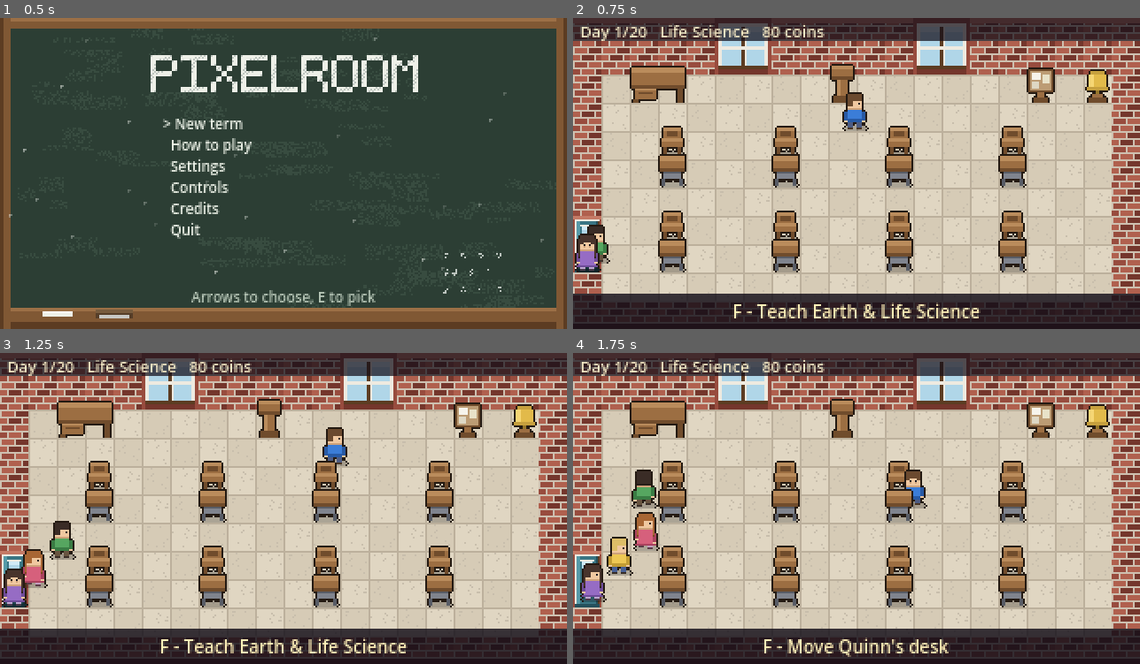
Above: before the commit, frames 1-4 (two rows, left to right).
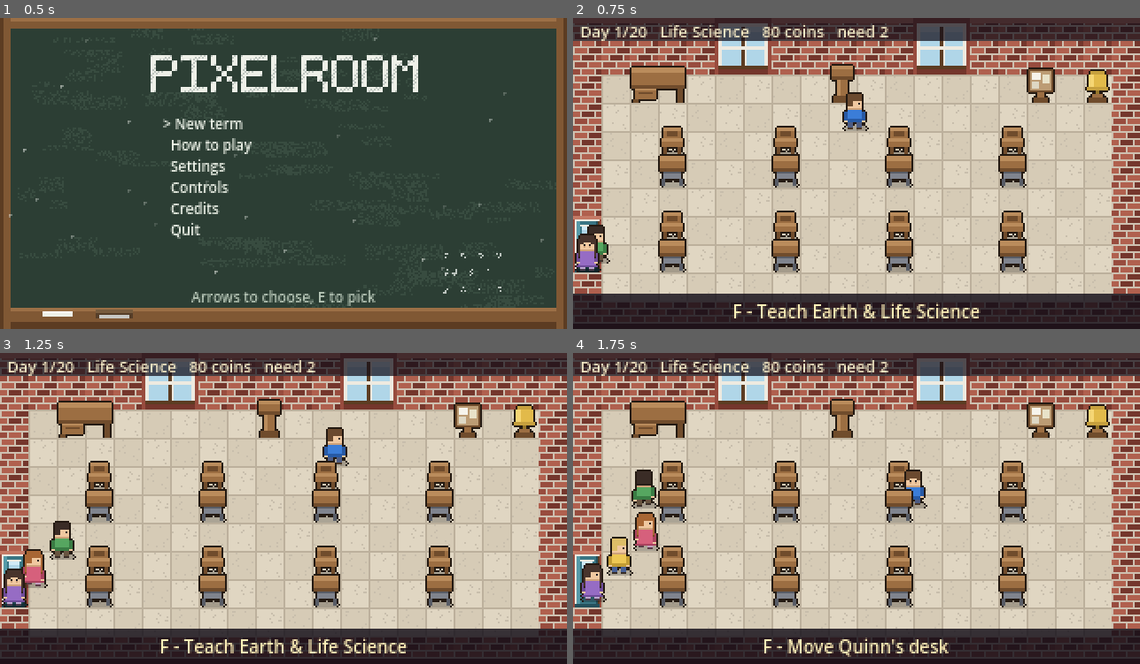
Above: after the commit, the same moments.

Repository: Mbottega16/EduSystem
Game: Godot game, scene res://scenes/ui/title.tscn
Two runs of this game, one before a commit and one after it. Both use one fixed random seed, a clock stepped at 60 frames per second and the inputs below.
Inputs:
- Up to frame 1 (0.5 s): no input
- Up to frame 2 (0.75 s): tap Enter at 0.5 s; hold D (move_right) from 0.53 s (still down); tap E (interact) at 0.6 s
- Up to frame 3 (1.25 s): keep holding D (move_right); tap Space at 0.77 s
- Up to frame 4 (1.75 s): release D (move_right) at 1.28 s; hold S (move_down) from 1.28 s (still down); tap E (interact) at 1.35 s; tap Space at 1.52 s

Frame 1 is identical in both runs. In frame 2, 0.2% of the frame differs, in the area x 46-56%, y 2-7%; in frame 3, 0.2%; in frame 4, 0.2%.

Commit message:
A target you can miss, so there is something to lose
The game could not be lost. With terms carrying over, the room got better
every term against a difficulty that never moved -- so by the third term
very little the player did mattered, and the exam was a read-out rather
than a result.

Every term now needs a set number of children through: two in term one,
rising by one each term, capped at the number of children you could
actually have. Miss it and the run ends.

The number is on the status strip from the first morning of the term. A
number you are measured against after the fact is a punishment; the same
number known all term is the thing you play towards, and it is what makes
the room, the seating and every assessment worth bothering with.

Three screens close the loop:

  the exam       "5 of 8 passed   need 4   kept the job", in green or red
  a new term     what you keep, and what this term will ask for
  the ending     every term you taught, in order, the failed one in red,
                 and what the career came to

The ending is deliberately a career rather than a failure notice -- four
terms taught and thirty concepts learned is a run worth having had, and the
screen says so before it offers to start again.

Missing the target does NOT advance the term: the run stops on the term you
failed, so the record ends where the story did.

801 assertions. Contract still C / C / A. Build stamp b16.

Co-Authored-By: Claude Opus 5 <noreply@anthropic.com>

Diff:
--- a/data/balance.json
+++ b/data/balance.json
@@ -379,7 +379,10 @@
     "_exam_note": "The exam is a child's own record, plus a little for the room you sat them in. It used to be average* …(232 unchanged characters)…
     "exam_room_bonus": 0.08,
     "_next_term_note": "What survives a term. The ROOM you built, the curriculum you learned, your own level and perks, …(295 unchanged characters)…
-    "pass_moves_them_up": true
+    "pass_moves_them_up": true,
+    "_target_note": "How many children must pass for you to keep the job. It rises every term, and it is the only thing in the game you can LOSE to. Without it the room gets better every term against a difficulty that never moves, so by the third term nothing you do matters. The target is what makes a better room necessary rather than merely pleasant.",
+    "target_base": 2,
+    "target_growth": 1
   },
   "upkeep": {
     "_note": "Furniture needs replacing. A per-item daily cost means coins never just pile up, and a huge room you cannot afford is a real decision.",
--- a/scripts/autoload/game.gd
+++ b/scripts/autoload/game.gd
@@ -52,6 +52,9 @@
 var term: int = 1
 ## One row per finished term: [{term, letter, passed, total, moved_up}]
 var term_history: Array = []
+## The run ended because a term was missed. Distinct from term_over, which
+## only means the exam has been sat.
+var run_over: bool = false
 
 signal term_began(term: int)
 var exam_result: Dictionary = {}
@@ -102,6 +105,7 @@
 	term_over = false
 	term = 1
 	term_history.clear()
+	run_over = false
 	exam_result = {}
 	cheated = false
 	unlimited_coins = false
@@ -347,6 +351,26 @@
 	return clampf(s.average_grade() + built * Balance.exam_room_bonus, 0.0, 1.0)
 
 
+## How many children have to pass THIS term for you to keep the job.
+##
+## It rises every term, and it is the only thing in this game you can lose
+## to. Without it the room gets better every term against a difficulty that
+## never moves, so by the third term nothing you do matters much -- the
+## target is what makes a better room necessary rather than merely pleasant.
+##
+## Capped by the size of the class, because a target nobody could reach is
+## not a target, it is an ending with extra steps.
+func term_target() -> int:
+	Balance.ensure_loaded()
+	var want: int = Balance.term_target_base \
+		+ Balance.term_target_growth * (term - 1)
+	return mini(want, maxi(1, seat_capacity()))
+
+
+func met_target(passed: int) -> bool:
+	return passed >= term_target()
+
+
 ## Close the term and open the next one.
 ##
 ## THE POINT OF THIS is that a term is a chapter rather than the whole book.
@@ -362,6 +386,13 @@
 func next_term() -> Dictionary:
 	Balance.ensure_loaded()
 	var result := exam_result if not exam_result.is_empty() else sit_exam()
+
+	# Missing the target ends the RUN. Everything below still happens, so
+	# the final screen can say what the term was, but no next term opens.
+	var target := term_target()
+	var hit := met_target(int(result.get("passed", 0)))
+	if not hit:
+		run_over = true
 
 	var moved_up: Array[String] = []
 	var stayed: Array[StudentData] = []
@@ -381,7 +412,17 @@
 		"passed": int(result.get("passed", 0)),
 		"total": int(result.get("total", 0)),
 		"moved_up": moved_up.size(),
+		"target": target, "met": hit,
 	})
+
+	if run_over:
+		save_game()
+		return {
+			"term": term, "moved_up": moved_up, "joined": [],
+			"stayed": stayed.size(), "run_over": true,
+			"target": target,
+			"previous": term_history[term_history.size() - 1],
+		}
 
 	# whoever is left starts the new term with a clean slate but their own
 	# history -- the transcript is theirs and it travels
@@ -420,7 +461,9 @@
 	save_game()
 	return {
 		"term": term, "moved_up": moved_up, "joined": joined,
-		"stayed": stayed.size(), "previous": term_history[term_history.size() - 1],
+		"stayed": stayed.size(), "run_over": false,
+		"target": term_target(),
+		"previous": term_history[term_history.size() - 1],
 	}
 
 
@@ -1180,6 +1223,7 @@
 		"room_w": Grid.W, "room_h": Grid.H, "expansions": expansions,
 		"term": term,
 		"term_history": term_history,
+		"run_over": run_over,
 		"taught": taught,
 		"concepts": concepts,
 		"seats": Layout.seats().map(func(t: Vector2i) -> Dictionary:
@@ -1209,6 +1253,7 @@
 	Grid.set_size(int(d.get("room_w", Grid.BASE_W)), int(d.get("room_h", Grid.BASE_H)))
 	expansions = int(d.get("expansions", 0))
 	term = int(d.get("term", 1))
+	run_over = bool(d.get("run_over", false))
 	term_history = d.get("term_history", []).duplicate()
 	taught = d.get("taught", {}).duplicate()
 	concepts = d.get("concepts", []).duplicate()
--- a/scripts/data/balance.gd
+++ b/scripts/data/balance.gd
@@ -50,6 +50,9 @@
 static var exam_room_bonus: float = 0.08
 ## Does passing move a child up and out of your class at the end of term?
 static var term_pass_moves_up: bool = true
+## How many must pass in term 1, and how much that rises each term after.
+static var term_target_base: int = 2
+static var term_target_growth: int = 1
 static var upkeep_per_item: int = 3
 static var affinity_bonus: float = 0.25
 # --- teacher ------------------------------------------------------------
@@ -197,6 +200,8 @@
 	exam_pass = float(tm.get("exam_pass", exam_pass))
 	exam_room_bonus = float(tm.get("exam_room_bonus", exam_room_bonus))
 	term_pass_moves_up = bool(tm.get("pass_moves_them_up", term_pass_moves_up))
+	term_target_base = int(tm.get("target_base", term_target_base))
+	term_target_growth = int(tm.get("target_growth", term_target_growth))
 
 	var up: Dictionary = d.get("upkeep", {})
 	upkeep_per_item = int(up.get("per_item_per_day", upkeep_per_item))
--- a/scripts/data/version.gd
+++ b/scripts/data/version.gd
@@ -13,11 +13,11 @@
 ##
 ## Bump BUILD whenever something lands that a player would notice.
 
-const BUILD := "b15"
+const BUILD := "b16"
 const DATED := "2026-08-14"
 
 ## The headline of what went in, short enough for one line on the title.
-const HEADLINE := "terms that carry on"
+const HEADLINE := "terms, targets, and a job you can lose"
 
 
 static func stamp() -> String:
--- a/scripts/ui/hud.gd
+++ b/scripts/ui/hud.gd
@@ -91,6 +91,9 @@
 ## The exam is the one screen whose closing DOES something, so it has to be
 ## told apart from every other report.
 var _showing_exam: bool = false
+## The run itself has ended. Closing this one starts a new run rather than
+## a new term.
+var _showing_run_over: bool = false
 
 
 func _ready() -> void:
@@ -152,6 +155,9 @@
 	else:
 		bits.append(Curriculum.short_name(Game.lesson))
 		bits.append("%d coins" % Game.coins)
+		# What you are actually playing towards. It used to appear for the
+		# first time on the screen that judged you by it.
+		bits.append("need %d" % Game.term_target())
 		if left <= 3:
 			bits.append("LAST %d DAYS" % left)
 
@@ -252,6 +258,7 @@
 	# must not. show_exam() sets it again straight after this runs, so the
 	# flag can only ever be true for the screen that set it.
 	_showing_exam = false
+	_showing_run_over = false
 	overlay.visible = true
 	if _player != null and is_instance_valid(_player):
 		_player.input_locked = true
@@ -630,9 +637,15 @@
 	var passed: int = int(result.get("passed", 0))
 	var total: int = int(result.get("total", 0))
 	lines.append("")
-	lines.append("[color=#%s]%d of %d passed.[/color]   %s" % [
-		strand_colour("ela") if passed * 2 >= total else DIM,
-		passed, total, _term_verdict(passed, total)])
+	# The TARGET, not just the count. A number you are measured against
+	# after the fact is a punishment; the same number known all term is a
+	# thing to play towards -- and this is the only screen where it resolves.
+	var target: int = Game.term_target()
+	var met: bool = passed >= target
+	lines.append("[color=#%s]%d of %d passed[/color]   need %d   [color=#%s]%s[/color]" % [
+		C_GOOD if met else C_BAD, passed, total, target,
+		C_GOOD if met else C_BAD,
+		"kept the job" if met else "NOT ENOUGH"])
 
 	# What you BUILT, not just what they scored. The room, the curriculum
 	# and the children you saw all the way through are the three things a
@@ -774,6 +787,38 @@
 		Game.lesson.get("standard", ""))
 
 
+## The run is over: a term missed its target.
+##
+## Every term you taught, in order, so the run reads as a career rather than
+## a failure notice. The last row is the one that ended it, and it is the
+## only row with a number beside it that you did not reach.
+func show_run_over(info: Dictionary) -> void:
+	_open(Mode.REPORT)
+	_showing_run_over = true
+	Sfx.play("deny")
+	body.visible = false
+	rich.visible = true
+	rich.add_theme_constant_override("line_separation", 2)
+	rich.add_theme_font_size_override("normal_font_size", 8)
+
+	title.text = "THAT IS THE END OF IT"
+	var lines: Array[String] = []
+	for row: Dictionary in Game.term_history:
+		var met: bool = bool(row.get("met", false))
+		lines.append("[color=#%s]Term %-2d  %s   %d of %d passed   needed %d[/color]" % [
+			C_GOOD if met else C_BAD, int(row["term"]),
+			String(row["letter"]), int(row["passed"]), int(row["total"]),
+			int(row.get("target", Balance.term_target_base))])
+	lines.append("")
+	lines.append("[color=#%s]%d term%s taught.  %d children sent up.  %d concepts.[/color]" % [
+		C_KNOW, Game.term_history.size(),
+		"" if Game.term_history.size() == 1 else "s",
+		Game.graduated.size(), Game.concepts.size()])
+	rich.text = "\n".join(lines)
+	_reveal_rich(0.6)
+	hint.text = "E - start again"
+
+
 ## A new term. Who left, who stayed, who is new.
 ##
 ## This screen is the reward for the one before it: it names what you KEEP.
@@ -811,6 +856,8 @@
 	lines.append("[color=#%s]You keep[/color]  %d items   %d concepts   level %d   %d coins" % [
 		C_KNOW, Game.room_items.size(), Game.concepts.size(),
 		Game.teacher_level, Game.coins])
+	lines.append("[color=#%s]This term you need %d of them through.[/color]" % [
+		C_BAD, int(info.get("target", Game.term_target()))])
 	rich.text = "\n".join(lines)
 	_reveal_rich(0.5)
 	hint.text = "E - first day of term %d" % int(info.get("term", Game.term))
@@ -1504,7 +1551,17 @@
 			# 22, 23 simply kept coming. It is a doorway now.
 			if _showing_exam:
 				_showing_exam = false
-				show_new_term(Game.next_term())
+				var info := Game.next_term()
+				if bool(info.get("run_over", false)):
+					show_run_over(info)
+				else:
+					show_new_term(info)
+				return
+			if _showing_run_over:
+				_showing_run_over = false
+				close()
+				Game.new_run()
+				show_title()
 				return
 			close()
 		return
--- a/tests/run.gd
+++ b/tests/run.gd
@@ -127,6 +127,7 @@
 	test_concepts()
 	test_exam_maths()
 	test_next_term()
+	test_term_target()
 	test_transcript()
 	test_unlockables()
 	await test_unit_test()
@@ -3160,6 +3161,83 @@
 
 
 
+func test_term_target() -> void:
+	section("THE TARGET, AND LOSING")
+	Balance.ensure_loaded()
+	Game.new_run(SEED)
+
+	# THE THING THIS FIXES: there was nothing to lose to. The room got
+	# better every term against a difficulty that never moved, so by the
+	# third term nothing the player did mattered very much.
+	chk("term one has a target", Game.term_target() > 0, Game.term_target())
+	chk("and a fresh run is not over", not Game.run_over)
+
+	var t1 := Game.term_target()
+	Game.term = 2
+	var t2 := Game.term_target()
+	Game.term = 3
+	var t3 := Game.term_target()
+	chk("the target rises every term", t2 > t1 and t3 > t2,
+		"%d, %d, %d" % [t1, t2, t3])
+	Game.term = 99
+	chk("but never past the number of children you could possibly have",
+		Game.term_target() <= Game.seat_capacity(), Game.term_target())
+
+	# --- missing it ends the run ---
+	Game.new_run(SEED)
+	while Game.enrol() != null:
+		pass
+	for st: StudentData in Game.roster:
+		st.grades.append(0.10)             # nobody is passing this
+	var res := Game.sit_exam()
+	chk("nobody passed", int(res["passed"]) == 0, res["passed"])
+	chk("which is short of the target", not Game.met_target(int(res["passed"])))
+
+	var info := Game.next_term()
+	chk("so the run is over", Game.run_over)
+	chk("and it says so", bool(info.get("run_over", false)))
+	chk("the term does NOT advance past the one you failed", Game.term == 1,
+		Game.term)
+	chk("but the term is still on the record", Game.term_history.size() == 1)
+	chk("marked as missed", not bool(Game.term_history[0]["met"]))
+	chk("with the number you were asked for",
+		int(Game.term_history[0]["target"]) == Game.term_target())
+
+	# --- meeting it carries on ---
+	Game.new_run(SEED)
+	while Game.enrol() != null:
+		pass
+	for st: StudentData in Game.roster:
+		st.grades.append(0.95)             # everybody sails it
+	var res2 := Game.sit_exam()
+	chk("everybody passed", int(res2["passed"]) == Game.roster.size())
+	var info2 := Game.next_term()
+	chk("the run continues", not Game.run_over)
+	chk("and so does the career", not bool(info2.get("run_over", false)))
+	chk("the term advances", Game.term == 2)
+	chk("and the term you passed is marked as met",
+		bool(Game.term_history[0]["met"]))
+
+	# --- the player can SEE the target all term, not just at the end ---
+	Game.new_run(SEED)
+	Game.set_phase(Game.Phase.MORNING)
+	_hud()._update_status()
+	chk("the status strip says what you are playing towards",
+		_hud().status.text.contains("need"), _hud().status.text)
+
+	# --- it survives the night ---
+	Game.run_over = true
+	Game.save_game()
+	Game.new_run(1)
+	chk("a new run is not over", not Game.run_over)
+	Game.load_game()
+	chk("but a finished one stays finished", Game.run_over)
+	Game.delete_save()
+
+	Game.new_run(SEED)
+
+
+
 func test_overlays() -> void:
 	section("OVERLAYS")
 	var hud := _hud()
--- a/tools/shot.gd
+++ b/tools/shot.gd
@@ -165,6 +165,23 @@
 			rep["event"] = "A wasp in the room"
 			rep["event_blurb"] = "Nobody is going to concentrate today."
 			hud.show_day_report(rep)
+		"run_over":
+			# a career: two terms taught, the second one missed. Cleared
+			# first -- the harness has already played real days by now, and
+			# their terms would stack under the ones being demonstrated.
+			Game.term_history.clear()
+			Game.graduated.clear()
+			Game.term_history.append({"term": 1, "letter": "C", "passed": 3,
+				"total": 6, "moved_up": 3, "target": 2, "met": true})
+			Game.term_history.append({"term": 2, "letter": "D", "passed": 1,
+				"total": 8, "moved_up": 1, "target": 3, "met": false})
+			Game.term = 2
+			for ll: Dictionary in Curriculum.lessons:
+				for ii in 3:
+					Game.record_taught(String(ll.get("id", "")))
+			for ii in 4:
+				Game.graduated.append({"name": "Someone", "level": 5})
+			hud.show_run_over({"run_over": true, "target": 3})
 		"new_term":
 			while Game.enrol() != null:
 				pass
Not shown, changed: README.md
